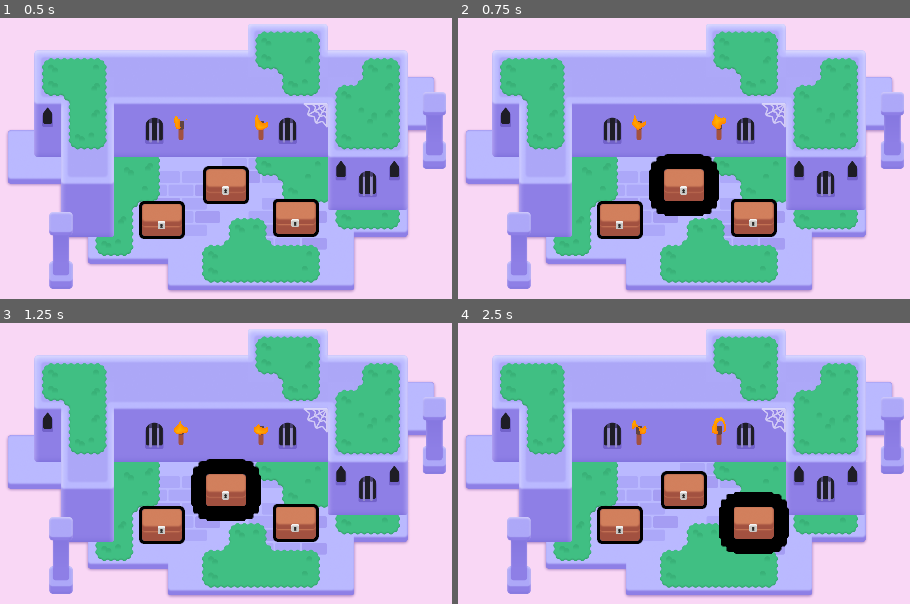
Above: before the commit, frames 1-4 (two rows, left to right).
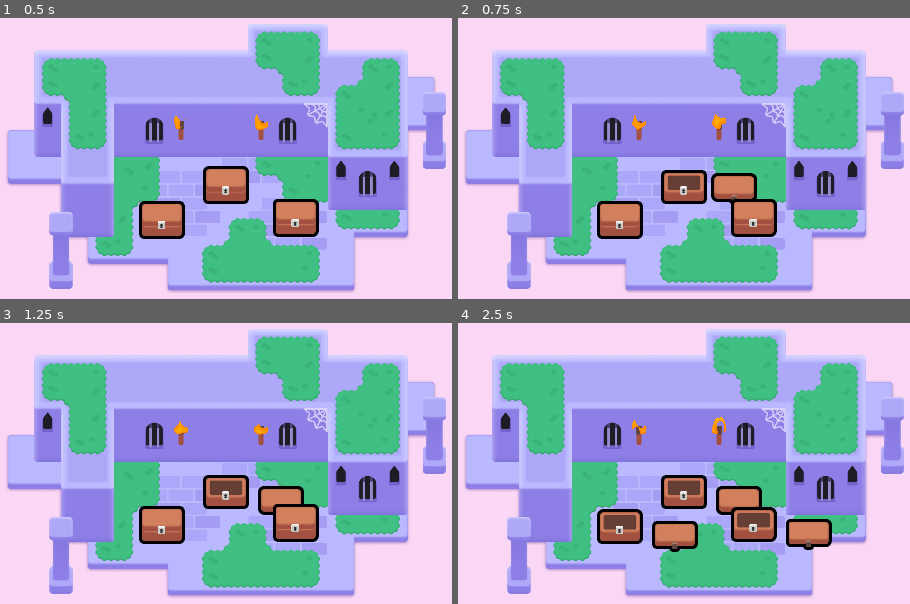
Above: after the commit, the same moments.

Repository: qzjo/2d-GameDev-Course
Game: Godot game, scene res://lessons/mini_dungeon.tscn
Same seed, same stepped clock (60 frames per second), same inputs: the game is played once before the commit and once after it.
Inputs (mouse positions are in pixels of both pictures, inside the frame that each line leads up to):
- Up to frame 1 (0.5 s): no input
- Up to frame 2 (0.75 s): tap Enter at 0.5 s; move the mouse to (684, 186) at 0.52 s; press the mouse at (684, 186) at 0.53 s; hold D (move_right) from 0.53 s (still down)
- Up to frame 3 (1.25 s): keep holding D (move_right); tap Space at 0.77 s
- Up to frame 4 (2.5 s): move the mouse to (620, 525) at 1.27 s; release D (move_right) at 1.28 s; release the mouse at (620, 525) at 1.28 s; hold S (move_down) 1.28-2.03 s; right-click (620, 525) at 1.35 s; click (620, 525) at 1.42 s; tap Space at 1.52 s; move the mouse to (751, 522) at 2.02 s; hold D (move_right) from 2.03 s (still down); tap Z at 2.1 s; click (751, 522) at 2.17 s

Frame 1 is identical in both runs. In frame 2, 3.2% of the frame differs, in the area x 42-67%, y 48-71%; in frame 3, 3.1%; in frame 4, 6.0%, in the area x 30-83%, y 52-83%.

Commit message:
L5-Open-the-chest

Diff:
--- a/M06.looting_workbook/lessons/chest/chest.gd
+++ b/M06.looting_workbook/lessons/chest/chest.gd
@@ -1,7 +1,24 @@
 extends Area2D
 
+@onready var animation_player: AnimationPlayer = $AnimationPlayer
+@onready var canvas_group: = $CanvasGroup
 
-@onready var canvas_group: = $CanvasGroup
+
+func _input_event(viewport: Node, event: InputEvent, shape_idx: int):
+
+	var event_is_mouse_click: bool = (
+		event is InputEventMouseButton and
+		event.button_index == MOUSE_BUTTON_LEFT and
+		event.is_pressed()
+	)
+
+	if event_is_mouse_click:
+		open()
+
+
+func open() -> void:
+	animation_player.play("open")
+	input_pickable = false
 
 
 
--- a/M06.looting_workbook/lessons/chest/chest.tscn
+++ b/M06.looting_workbook/lessons/chest/chest.tscn
@@ -16,6 +16,21 @@
 shader_parameter/line_thickness = 3.0
 shader_parameter/viewport_scale = Vector2(1, 1)
 
+[sub_resource type="Animation" id="Animation_f6g68"]
+length = 0.001
+tracks/0/type = "value"
+tracks/0/imported = false
+tracks/0/enabled = true
+tracks/0/path = NodePath("CanvasGroup/Top:position")
+tracks/0/interp = 1
+tracks/0/loop_wrap = true
+tracks/0/keys = {
+"times": PackedFloat32Array(0),
+"transitions": PackedFloat32Array(1),
+"update": 0,
+"values": [Vector2(12, 30)]
+}
+
 [sub_resource type="Animation" id="Animation_uw8p6"]
 resource_name = "open"
 tracks/0/type = "value"
@@ -29,21 +44,6 @@
 "transitions": PackedFloat32Array(1, 1, 1),
 "update": 0,
 "values": [Vector2(12, 30), Vector2(74, -48), Vector2(144, 66)]
-}
-
-[sub_resource type="Animation" id="Animation_f6g68"]
-length = 0.001
-tracks/0/type = "value"
-tracks/0/imported = false
-tracks/0/enabled = true
-tracks/0/path = NodePath("CanvasGroup/Top:position")
-tracks/0/interp = 1
-tracks/0/loop_wrap = true
-tracks/0/keys = {
-"times": PackedFloat32Array(0),
-"transitions": PackedFloat32Array(1),
-"update": 0,
-"values": [Vector2(12, 30)]
 }
 
 [sub_resource type="AnimationLibrary" id="AnimationLibrary_3esgx"]
--- a/M06.looting_workbook/practices/L5.P1.open_the_door/door.gd
+++ b/M06.looting_workbook/practices/L5.P1.open_the_door/door.gd
@@ -4,10 +4,12 @@
 
 
 func _input_event(viewport: Node, event: InputEvent, shape_index: int):
+	animation_player.play("open")
 	# Complete this boolean expression to check if the input event is a left-mouse click.
 	var event_is_mouse_click: bool = (
 		false
 	)
+	input_pickable = false
 
 	if event_is_mouse_click:
 		pass
--- a/M06.looting_workbook/practices/L5.P1.open_the_door/door_open.tscn
+++ b/M06.looting_workbook/practices/L5.P1.open_the_door/door_open.tscn
@@ -1,9 +1,9 @@
-[gd_scene load_steps=9 format=3]
+[gd_scene load_steps=9 format=3 uid="uid://bs2hooorms3pq"]
 
 [ext_resource type="Script" path="res://practices/L5.P1.open_the_door/door.gd" id="1_5kjh1"]
-[ext_resource type="Material" path="res://practices/L5.P1.open_the_door/material.tres" id="2_ddrka"]
-[ext_resource type="Texture2D" path="res://practices/L5.P1.open_the_door/door_hinge.png" id="3_21hrr"]
-[ext_resource type="Texture2D" path="res://practices/L5.P1.open_the_door/door_body.png" id="4_87sm3"]
+[ext_resource type="Material" uid="uid://bea3lj1m2qape" path="res://practices/L5.P1.open_the_door/material.tres" id="2_ddrka"]
+[ext_resource type="Texture2D" uid="uid://1t3pjx2jmrtp" path="res://practices/L5.P1.open_the_door/door_hinge.png" id="3_21hrr"]
+[ext_resource type="Texture2D" uid="uid://r0f5ky2kx4qc" path="res://practices/L5.P1.open_the_door/door_body.png" id="4_87sm3"]
 
 [sub_resource type="CapsuleShape2D" id="CapsuleShape2D_h3xna"]
 radius = 31.0
--- a/M06.looting_workbook/practices/L5.P1.open_the_door/open_the_door.tscn
+++ b/M06.looting_workbook/practices/L5.P1.open_the_door/open_the_door.tscn
@@ -1,17 +1,13 @@
-[gd_scene load_steps=4 format=3]
+[gd_scene load_steps=3 format=3 uid="uid://caglxdnxpy48y"]
 
-[ext_resource type="PackedScene" path="res://practices/L5.P1.open_the_door/door_open.tscn" id="1_jjcwt"]
-[ext_resource type="Script" path="res://practices/L5.P1.open_the_door/door.gd" id="2_761eb"]
-[ext_resource type="Texture2D" path="res://practices/L5.P1.open_the_door/wall.png" id="3_nmn4b"]
+[ext_resource type="PackedScene" uid="uid://bs2hooorms3pq" path="res://practices/L5.P1.open_the_door/door_open.tscn" id="1_jjcwt"]
+[ext_resource type="Texture2D" uid="uid://dwbwn5t4dfiib" path="res://practices/L5.P1.open_the_door/wall.png" id="3_nmn4b"]
 
 [node name="OpenTheDoor" type="Node2D"]
 metadata/_edit_horizontal_guides_ = []
 
-[node name="DoorOpen" type="Area2D" parent="." instance=ExtResource("1_jjcwt")]
+[node name="DoorOpen" parent="." instance=ExtResource("1_jjcwt")]
 position = Vector2(960, 446.5)
-collision_layer = 2
-collision_mask = 0
-script = ExtResource("2_761eb")
 
 [node name="Wall" type="Sprite2D" parent="."]
 position = Vector2(959, 929.5)
--- a/M06.looting_workbook/practices/L5.P2.pop_the_balloon/balloon_pop.gd
+++ b/M06.looting_workbook/practices/L5.P2.pop_the_balloon/balloon_pop.gd
@@ -4,8 +4,10 @@
 func _input_event(viewport: Node, event: InputEvent, shape_index: int):
 	var event_is_mouse_release: bool = (
 		event is InputEventMouseButton
-		and event.button_index == MOUSE_BUTTON_LEFT
-	)
+		and event.button_index == MOUSE_BUTTON_LEFT and
+		event.is_released()
+
+		)
 
 	if event_is_mouse_release:
-		pass
+		queue_free()
--- a/M06.looting_workbook/practices/L5.P2.pop_the_balloon/balloon_pop.tscn
+++ b/M06.looting_workbook/practices/L5.P2.pop_the_balloon/balloon_pop.tscn
@@ -1,9 +1,9 @@
-[gd_scene load_steps=6 format=3]
+[gd_scene load_steps=6 format=3 uid="uid://tkseayvqyoqu"]
 
 [ext_resource type="Script" path="res://practices/L5.P2.pop_the_balloon/balloon_pop.gd" id="1_r5f1c"]
-[ext_resource type="Material" path="res://practices/L5.P2.pop_the_balloon/material.tres" id="2_2bj50"]
-[ext_resource type="Texture2D" path="res://practices/L5.P2.pop_the_balloon/balloon_tail.png" id="3_06qel"]
-[ext_resource type="Texture2D" path="res://practices/L5.P2.pop_the_balloon/balloon_top.png" id="4_tkh23"]
+[ext_resource type="Material" uid="uid://bh8me21qj0etl" path="res://practices/L5.P2.pop_the_balloon/material.tres" id="2_2bj50"]
+[ext_resource type="Texture2D" uid="uid://bnfm17ejohcbd" path="res://practices/L5.P2.pop_the_balloon/balloon_tail.png" id="3_06qel"]
+[ext_resource type="Texture2D" uid="uid://oyf7maqtrbvs" path="res://practices/L5.P2.pop_the_balloon/balloon_top.png" id="4_tkh23"]
 
 [sub_resource type="CapsuleShape2D" id="CapsuleShape2D_6fgqy"]
 radius = 47.0
--- a/M06.looting_workbook/practices/L5.P2.pop_the_balloon/pop_the_balloon.tscn
+++ b/M06.looting_workbook/practices/L5.P2.pop_the_balloon/pop_the_balloon.tscn
@@ -1,16 +1,11 @@
-[gd_scene load_steps=3 format=3]
+[gd_scene load_steps=2 format=3 uid="uid://belanw71r73oe"]
 
-[ext_resource type="PackedScene" path="res://practices/L5.P2.pop_the_balloon/balloon_pop.tscn" id="1_enrvy"]
-[ext_resource type="Script" path="res://practices/L5.P2.pop_the_balloon/balloon_pop.gd" id="2_xkyg3"]
+[ext_resource type="PackedScene" uid="uid://tkseayvqyoqu" path="res://practices/L5.P2.pop_the_balloon/balloon_pop.tscn" id="1_enrvy"]
 
 [node name="PopTheBalloon" type="Node2D"]
 metadata/_edit_horizontal_guides_ = []
 
-[node name="BalloonPop" type="Area2D" parent="." instance=ExtResource("1_enrvy")]
-position = Vector2(960, 540)
-collision_layer = 2
-collision_mask = 0
-script = ExtResource("2_xkyg3")
+[node name="BalloonPop" parent="." instance=ExtResource("1_enrvy")]
 
 [node name="ExtraVisuals" type="Node" parent="."]
 
